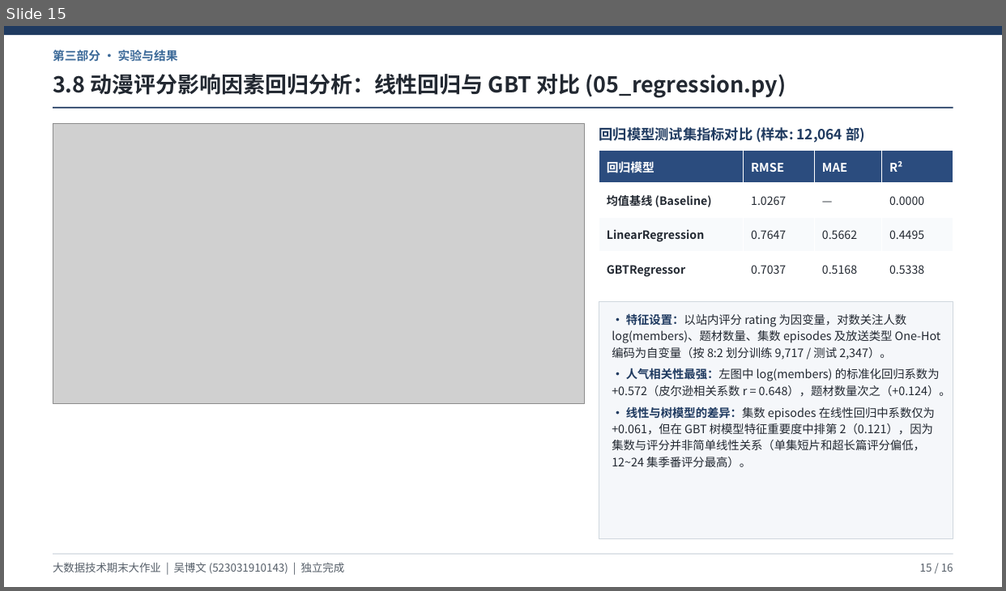
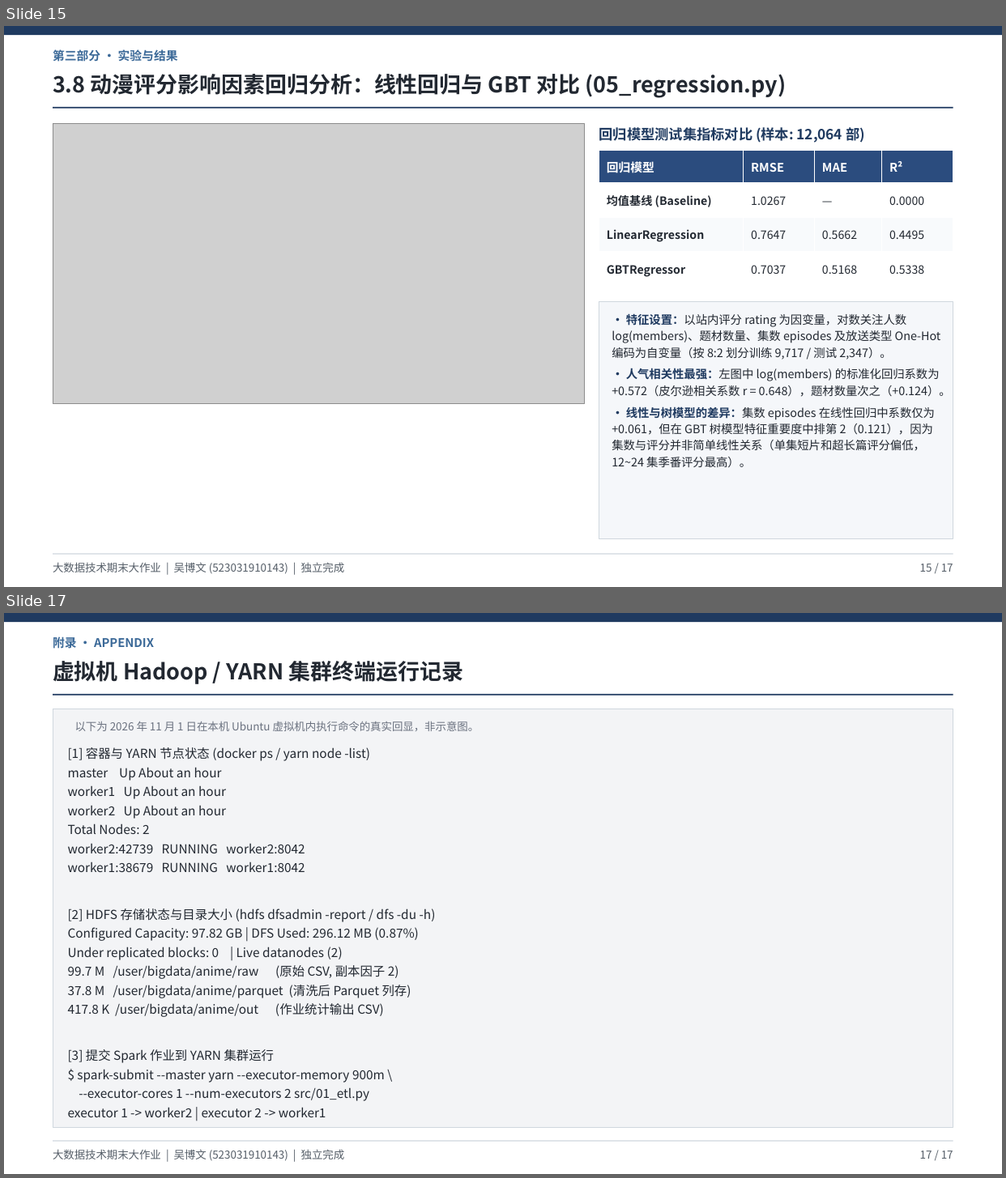
Before and after one commit to wbw2005/BigData, a slide deck: 动漫评分分析与推荐系统_吴博文.pptx. Shown one above the other, each under a label of ours: slide 15 before the commit, slides 15 and 17 after it; the slides between them are not shown. The pictures are 1006x591 and 1006x1178 pixels, drawn with LibreOffice and Linux fonts; fonts in the diff are those of the drawing; grey boxes stand for pictures. Boxes give left, top, right and bottom in pixels: in the first picture for what was removed or moved away, otherwise in the second. Text is boxed around its words. In the diff, an @@ line names an element or a change of style, - is before the commit and + after.

Commit message:
拆分总结与附录为两页，精简资源链接说明

```diff
--- a/动漫评分分析与推荐系统_吴博文.pptx
+++ b/动漫评分分析与推荐系统_吴博文.pptx
@@ slide 17 added at [4,613,1002,1174], background #FFFFFF @@
@@ rectangle added at [4,613,1002,622], fill #1F3A60 @@
@@ text added at [53,637,154,649], 11.5 pt, text #3B6998, bold @@
+附录 · APPENDIX
@@ text added at [53,661,464,684], 21 pt, text #222831, bold @@
+虚拟机 Hadoop / YARN 集群终端运行记录
@@ rectangle added at [53,694,953,696], fill #1F3A60 @@
@@ rectangle added at [53,709,953,1128], fill #F3F4F6, outline #D0D7DE 0.75 pt @@
@@ text added at [75,721,479,731], 10.5 pt, text #6B7280 @@
+以下为 2026 年 11 月 1 日在本机 Ubuntu 虚拟机内执行命令的真实回显，非示意图。
@@ text added at [68,747,436,1118], 12 pt, text #222831 @@
+[1] 容器与 YARN 节点状态 (docker ps / yarn node -list)
+master Up About an hour
+worker1 Up About an hour
+worker2 Up About an hour
+Total Nodes: 2
+worker2:42739 RUNNING worker2:8042
+worker1:38679 RUNNING worker1:8042
+[2] HDFS 存储状态与目录大小 (hdfs dfsadmin -report / dfs -du -h)
+Configured Capacity: 97.82 GB | DFS Used: 296.12 MB (0.87%)
+Under replicated blocks: 0 | Live datanodes (2)
+99.7 M /user/bigdata/anime/raw (原始 CSV, 副本因子 2)
+37.8 M /user/bigdata/anime/parquet (清洗后 Parquet 列存)
+417.8 K /user/bigdata/anime/out (作业统计输出 CSV)
+[3] 提交 Spark 作业到 YARN 集群运行
+$ spark-submit --master yarn --executor-memory 900m \
+--executor-cores 1 --num-executors 2 src/01_etl.py
+executor 1 -> worker2 | executor 2 -> worker1
@@ rectangle added at [53,1141,953,1142], fill #D0D7DE @@
@@ text added at [53,1149,345,1161], 10.5 pt, text #555E68 @@
+大数据技术期末大作业 | 吴博文 (523031910143) | 独立完成
@@ text added at [920,1151,953,1159], 10.5 pt, text #555E68 @@
+17 / 17
@@ slide 15 changed as well @@
@@ text at [920,564,953,572]: text changed @@
-15 / 16
+15 / 17
```
Also in this commit, not shown: 14 other slides changed, 1 other file.
